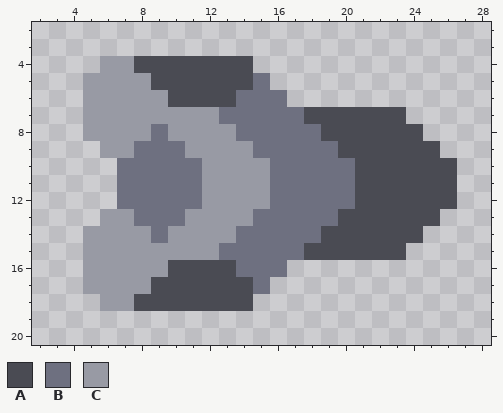
Two versions of one pixel-art sprite, core/assets-raw/sprites/units/merui-leg-base.png. The picture above was drawn from the file before the commit.
The file is 30x23 pixels. Shown: x 2..28, y 2..20. The old version is drawn lined up with the new one, on the new canvas.
Palette (. is transparent): A #4a4b53  B #6e7080  C #989aa4
Pixels before, first column x 5:
 4 .CCAAAAAAA............
 5 CCCCAAAAAAB...........
 6 CCCCCAAAABBB..........
 7 CCCCCCCCBBBBBAAAAAA...
 8 CCCCBCCCCBBBBBAAAAAA..
 9 .CCBBBCCCCBBBBBAAAAAA.
10 ..BBBBBCCCCBBBBBAAAAAA
11 ..BBBBBCCCCBBBBBAAAAAA
12 ..BBBBBCCCCBBBBBAAAAAA
13 .CCBBBCCCCBBBBBAAAAAA.
14 CCCCBCCCCBBBBBAAAAAA..
15 CCCCCCCCBBBBBAAAAAA...
16 CCCCCAAAABBB..........
17 CCCCAAAAAAB...........
18 .CCAAAAAAA............
Once edited:
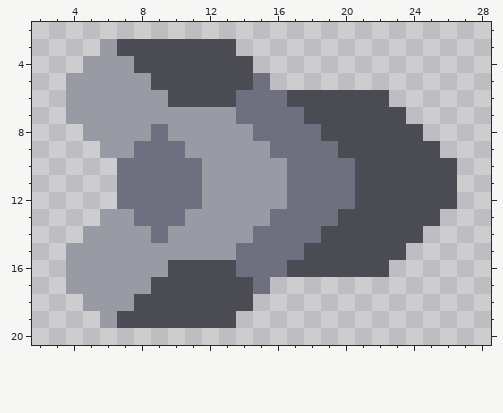
Diff:
canvas 30x23 -> 31x23, the old top-left corner now at 1,0
The edit adds colour A in row 3 at x 7 to 13; in row 6 at x 17 to 22; in row 16 at x 17 to 22; in row 19 at x 7 to 13.
The edit adds colour C in row 3 at x 6; in row 4 at x 5; in rows 5 to 7 at x 4; in rows 15 to 17 at x 4; in row 18 at x 5; in row 19 at x 6.
Colour B gives way to colour C in row 7 at x 13; in row 8 at x 14; in row 9 at x 15; in rows 10 to 12 at x 16; in row 13 at x 15; in row 14 at x 14.
Colour B gives way to colour C in row 15 at x 13.
